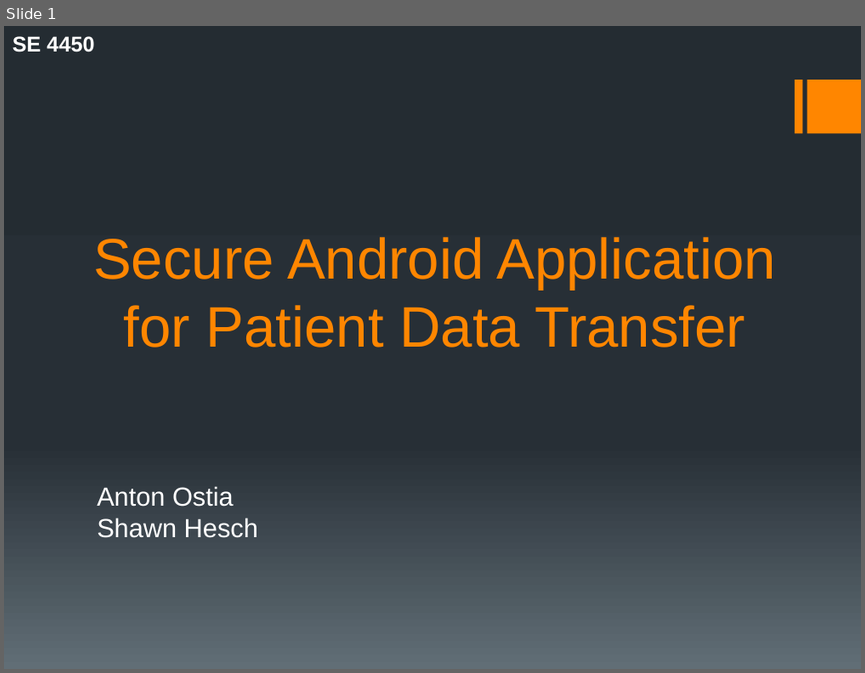
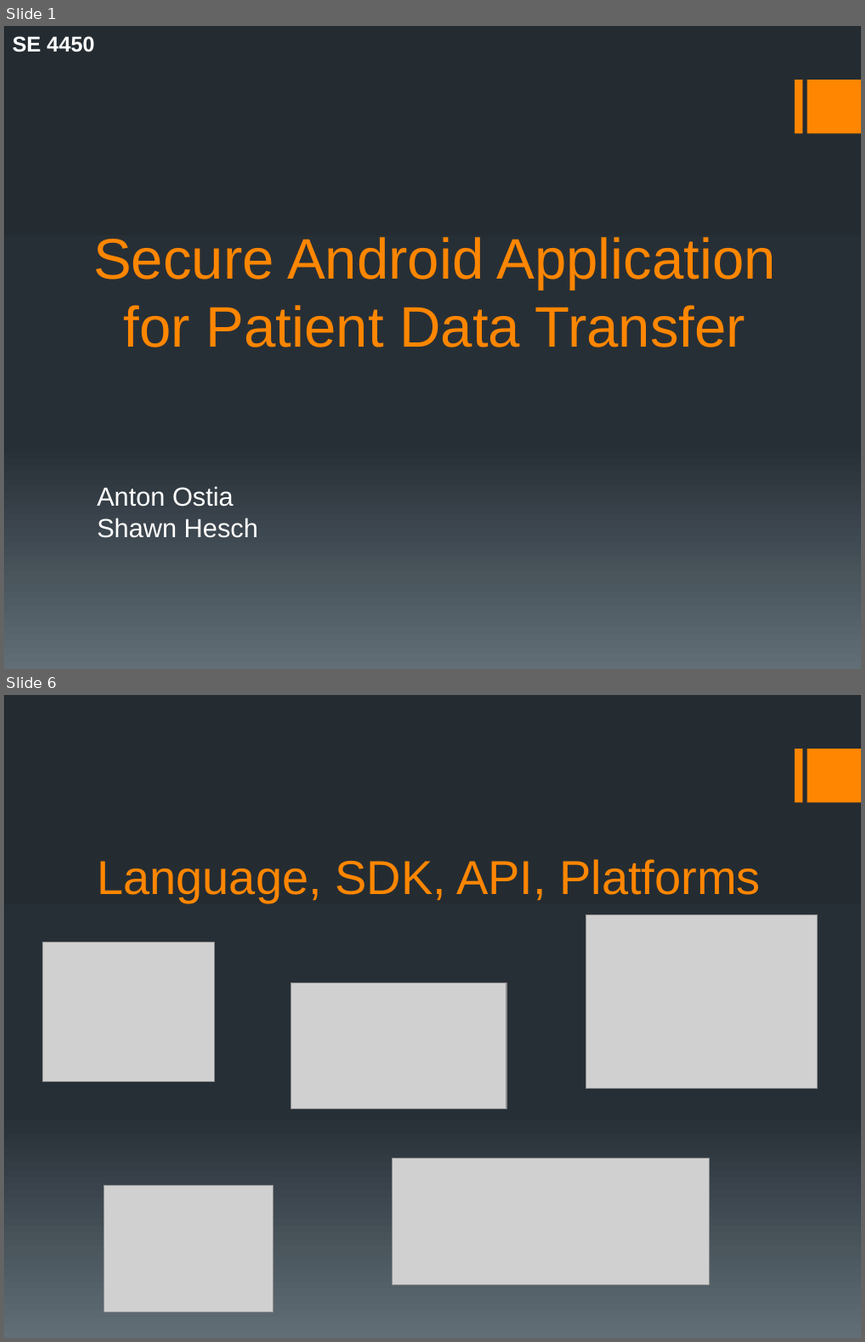
Before and after one commit to ShawnHesch/SAAPI, a slide deck: SAAPI_Walkthrough.pptx. Shown one above the other, each under a label of ours: slide 1 before the commit, slides 1 and 6 after it; the slides between them are not shown. The pictures are 865x673 and 865x1342 pixels, drawn with LibreOffice and Linux fonts; fonts in the diff are those of the drawing; grey boxes stand for pictures. Boxes give left, top, right and bottom in pixels: in the first picture for what was removed or moved away, otherwise in the second. Text is boxed around its words. In the diff, an @@ line names an element or a change of style, - is before the commit and + after.

```diff
--- a/SAAPI_Walkthrough.pptx
+++ b/SAAPI_Walkthrough.pptx
@@ slide 6 added at (4,695,861,1338), background gradient #242C33 to #273037 to #636D76; not listed: 2 template elements that a slide beside it also shows @@
@@ title added at (97,859,760,902), 40 pt, text #FF8600 @@
+Language, SDK, API, Platforms
@@ picture added at (585,915,817,1089) @@
@@ picture added at (43,941,215,1081) @@
@@ picture added at (291,983,507,1109) @@
@@ picture added at (392,1157,710,1285) @@
@@ picture added at (104,1185,273,1312) @@
```
Also in this commit, not shown: 11 other slides added, 2 slides removed, 4 other files.
